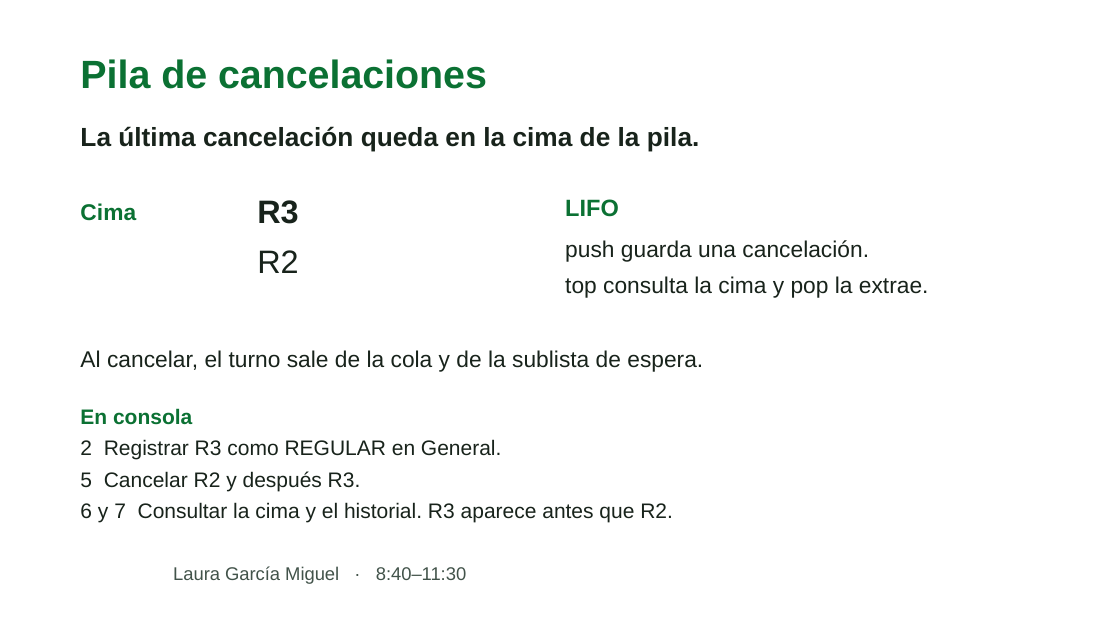
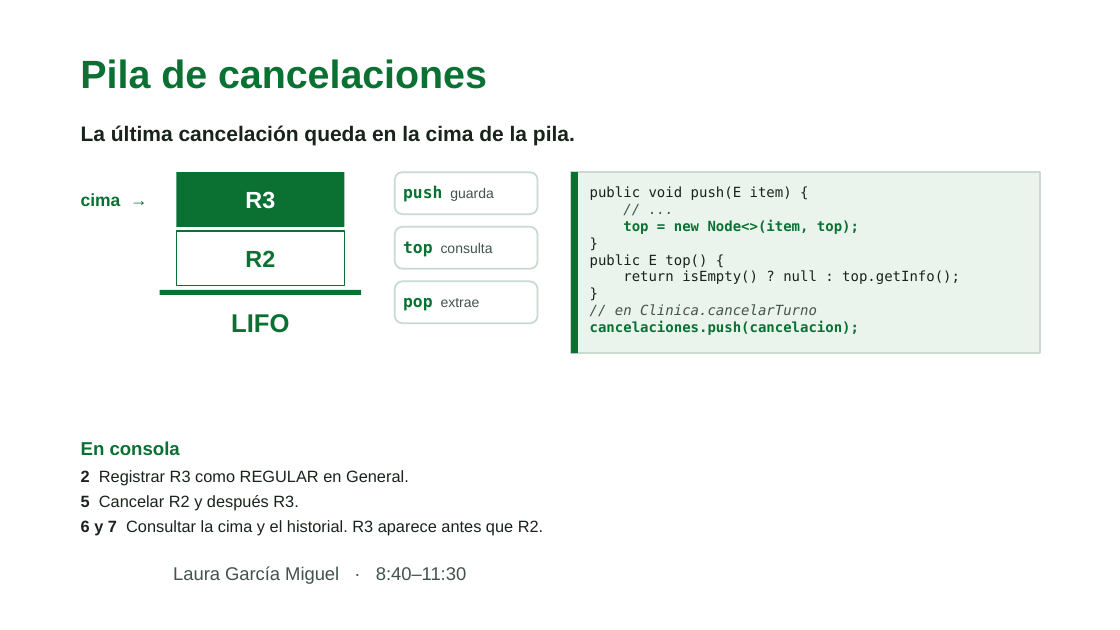
Before and after one commit to whoislaura/clinica-turnos-prioritarios, a slide deck: slide 5 of presentacion/Equipo-8-Clinica-de-turnos.pptx. Drawn at 1120x630 pixels with LibreOffice and Linux fonts; fonts in the diff are those of the drawing; background and template pictures are left out. Boxes give left, top, right and bottom in pixels: in the first picture for what was removed or moved away, otherwise in the second. Text is boxed around its words. In the diff, an @@ line names an element or a change of style, - is before the commit and + after.

```diff
--- a/presentacion/Equipo-8-Clinica-de-turnos.pptx
+++ b/presentacion/Equipo-8-Clinica-de-turnos.pptx
@@ text "La última cancelación queda en ..." at [81,125,575,146]: size 22.5 to 18 pt @@
@@ rectangle "R3": place and size @@
-rectangle "R3" at [257,200,298,224]
+rectangle "R3" at [176,172,344,227]
@@ rectangle "R3" at [176,172,344,227]: size 27.8 to 20 pt, text colour #18231B to #FFFFFF; alignment left to centre; vertical alignment top to middle; fill none to #0B7133 @@
@@ rounded rectangle added at [395,172,538,214], outline #CBDAD0 1.5 pt @@
@@ rectangle added at [571,172,1040,353], fill #EAF4ED, outline #CBDAD0 1.25 pt @@
@@ rectangle added at [571,172,578,353], fill #0B7133 @@
@@ text at [81,193,121,206]: text changed; size 19.5 to 15 pt @@
-Cima
+cima →
@@ text at [403,185,494,202]: text changed; size 19.5 to 12 pt; text colour #18231B to #42534A @@
-push guarda una cancelación.
+push guarda
@@ text added at [590,186,960,335], 12 pt, text #18231B @@
+public void push(E item) {
+// ...
+top = new Node<>(item, top);
+}
+public E top() {
+return isEmpty() ? null : top.getInfo();
+}
+// en Clinica.cancelarTurno
+cancelaciones.push(cancelacion);
@@ rectangle "R2": place and size @@
-rectangle "R2" at [257,250,298,273]
+rectangle "R2" at [176,231,344,286]
@@ rectangle "R2" at [176,231,344,286]: size 27.8 to 20 pt, text colour #18231B to #0B7133, bold on; alignment left to centre; vertical alignment top to middle; outline none to #0B7133 1.25 pt @@
@@ rounded rectangle added at [395,227,538,269], outline #CBDAD0 1.5 pt @@
@@ text added at [403,241,493,257], 12 pt, text #42534A @@
+top consulta
@@ rectangle added at [160,290,361,295], fill #0B7133 @@
@@ rounded rectangle added at [395,281,538,323], outline #CBDAD0 1.5 pt @@
@@ text added at [403,298,480,311], 12 pt, text #42534A @@
+pop extrae
@@ text removed at [565,276,929,298] @@
-top consulta la cima y pop la extrae.
@@ text "LIFO": place and size @@
-text "LIFO" at [565,199,619,217]
+text "LIFO" at [231,314,289,333]
@@ text "LIFO" at [231,314,289,333]: size 20.2 to 22 pt; alignment left to centre @@
@@ text removed at [80,350,703,372] @@
-Al cancelar, el turno sale de la cola y de la sublista de espera.
@@ text "En consola": place and size @@
-text "En consola" at [80,408,192,425]
+text "En consola" at [81,441,180,456]
@@ text "En consola" at [81,441,180,456]: size 18 to 16 pt @@
@@ text "2 Registrar R3 como REGULAR ...": place and size @@
-text "2 Registrar R3 como REGULAR ..." at [80,439,501,460]
+text "2 Registrar R3 como REGULAR ..." at [81,470,409,486]
@@ text "2 Registrar R3 como REGULAR ..." at [81,470,409,486]: size 18 to 14 pt; bold on in "2" @@
@@ text "5 Cancelar R2 y después ...": place and size @@
-text "5 Cancelar R2 y después ..." at [80,471,361,491]
+text "5 Cancelar R2 y después ..." at [81,495,298,511]
@@ text "5 Cancelar R2 y después ..." at [81,495,298,511]: size 18 to 14 pt; bold on in "5" @@
@@ text "6 y 7 Consultar la ...": place and size @@
-text "6 y 7 Consultar la ..." at [80,502,673,523]
+text "6 y 7 Consultar la ..." at [81,520,543,536]
@@ text "6 y 7 Consultar la ..." at [81,520,543,536]: size 18 to 14 pt; bold on in "6 y 7" @@
```
Also in this commit, not shown: 7 other slides changed, 2 other files.
